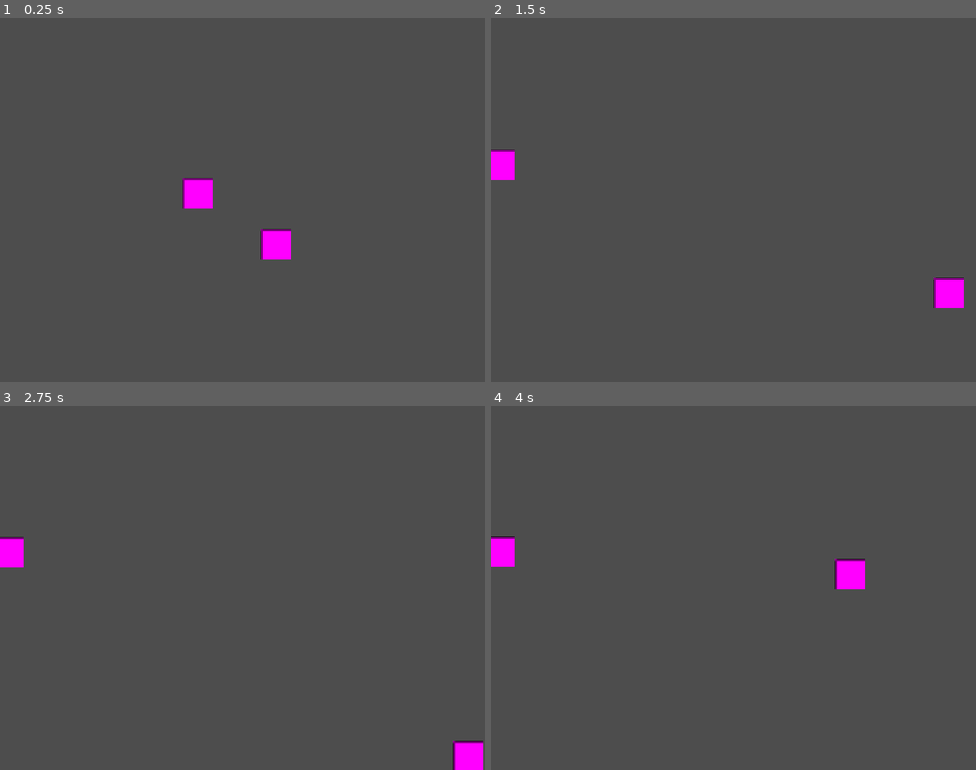
Above: before the commit, frames 1-4 (two rows, left to right).
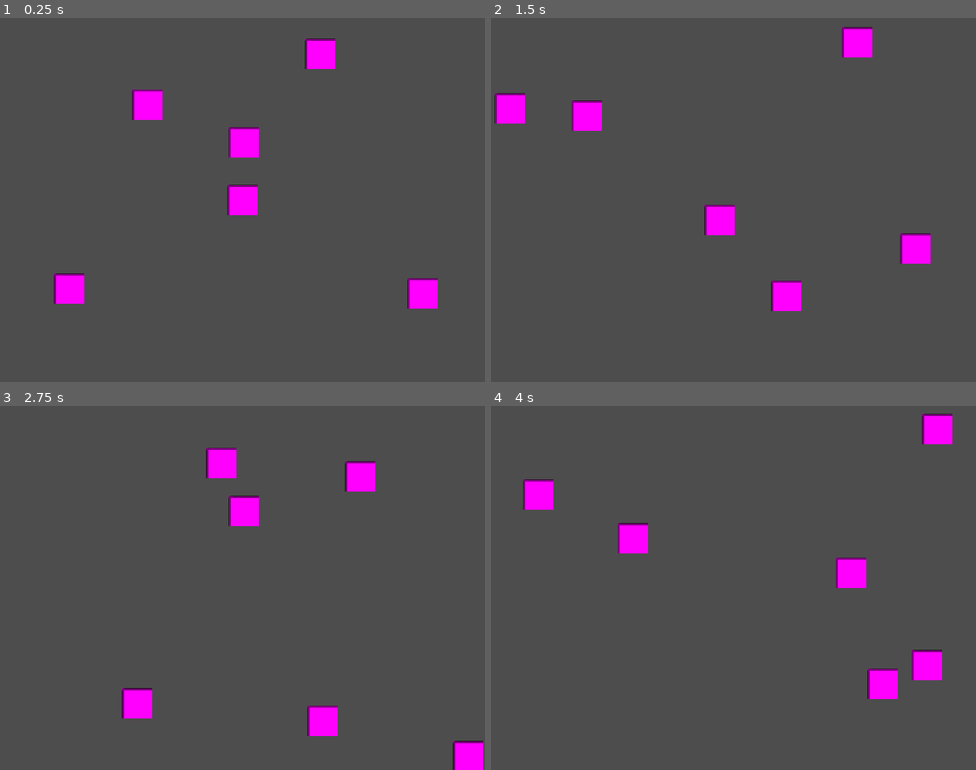
Above: after the commit, the same moments.

Repository: paavonelimarkka/mask-no-four
Game: Godot game, scene res://Scenes/game.tscn
The game is run twice, just before and just after one commit, with the same random seed, the same clock (stepped at 60 frames per second) and the same inputs.
Inputs:
- Up to frame 1 (0.25 s): no input
- Up to frame 2 (1.5 s): hold D (Right) 0.53-1.28 s; hold S (Down) from 1.28 s (still down)
- Up to frame 3 (2.75 s): release S (Down) at 2.03 s; hold D (Right) from 2.03 s (still down)
- Up to frame 4 (4 s): release D (Right) at 2.78 s; hold W (Up) 2.78-3.53 s; hold A (Left) from 3.53 s (still down)

The runs differ from the first frame. In frame 1, 4.2% of the frame differs, in the area x 11-91%, y 5-80%; in frame 2, 4.1%; in frame 3, 3.0%; in frame 4, 3.2%.

Commit message:
working npc bounce

Diff:
--- a/Scenes/game.tscn
+++ b/Scenes/game.tscn
@@ -11,12 +11,32 @@
 [node name="Game" type="Node2D" unique_id=1433320696]
 
 [node name="Player" parent="." unique_id=1499838394 instance=ExtResource("1_ebmjs")]
-position = Vector2(55, 73)
 motion_mode = 1
 
 [node name="Camera2D" type="Camera2D" parent="." unique_id=1737939196]
 
 [node name="Npc" parent="." unique_id=1502401715 instance=ExtResource("2_qxrlw")]
+position = Vector2(76, -84)
+motion_mode = 1
+slide_on_ceiling = false
+
+[node name="Npc2" parent="." unique_id=1515008331 instance=ExtResource("2_qxrlw")]
+position = Vector2(-229, -137)
+motion_mode = 1
+slide_on_ceiling = false
+
+[node name="Npc3" parent="." unique_id=1113262484 instance=ExtResource("2_qxrlw")]
+position = Vector2(158, -172)
+motion_mode = 1
+slide_on_ceiling = false
+
+[node name="Npc4" parent="." unique_id=1696017680 instance=ExtResource("2_qxrlw")]
+position = Vector2(-237, 203)
+motion_mode = 1
+slide_on_ceiling = false
+
+[node name="Npc5" parent="." unique_id=780905391 instance=ExtResource("2_qxrlw")]
+position = Vector2(222, 153)
 motion_mode = 1
 slide_on_ceiling = false
 
--- a/Scenes/npc.gd
+++ b/Scenes/npc.gd
@@ -10,3 +10,8 @@
 
 func _physics_process(delta: float) -> void:
 	move_and_slide()
+
+	if get_slide_collision_count() > 0:
+		var collision = get_slide_collision(0)
+		# Reflect velocity based on collision normal
+		velocity = velocity.bounce(collision.get_normal()).normalized() * SPEED
